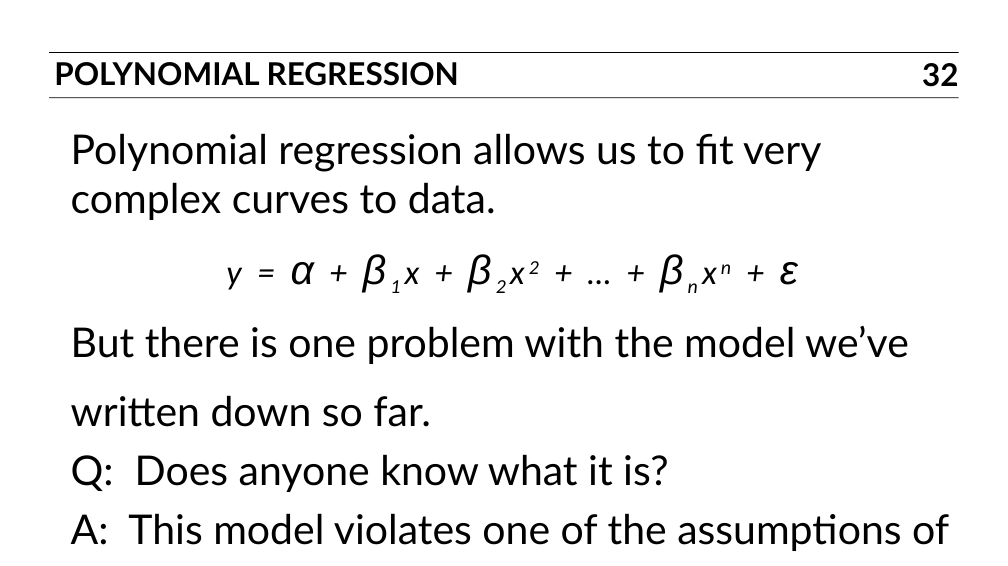
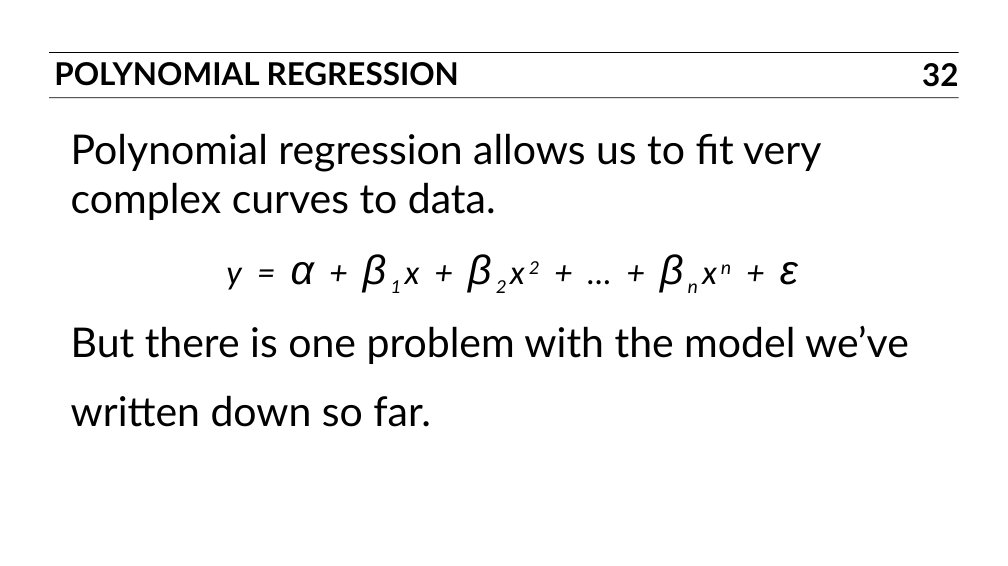
Before and after one commit to ajschumacher/gadsdc, a slide deck: slide 32 of 07-linear/slides.pptx. Drawn at 1008x566 pixels with LibreOffice and Linux fonts; fonts in the diff are those of the drawing. Boxes give left, top, right and bottom in pixels: in the first picture for what was removed or moved away, otherwise in the second. Text is boxed around its words. In the diff, an @@ line names an element or a change of style, - is before the commit and + after.

```diff
--- a/07-linear/slides.pptx
+++ b/07-linear/slides.pptx
@@ text at (71, 454, 949, 551): paragraphs removed @@
-Q: Does anyone know what it is?
-A: This model violates one of the assumptions of linear regression!
```
Also in this commit, not shown: 5 other slides changed.
